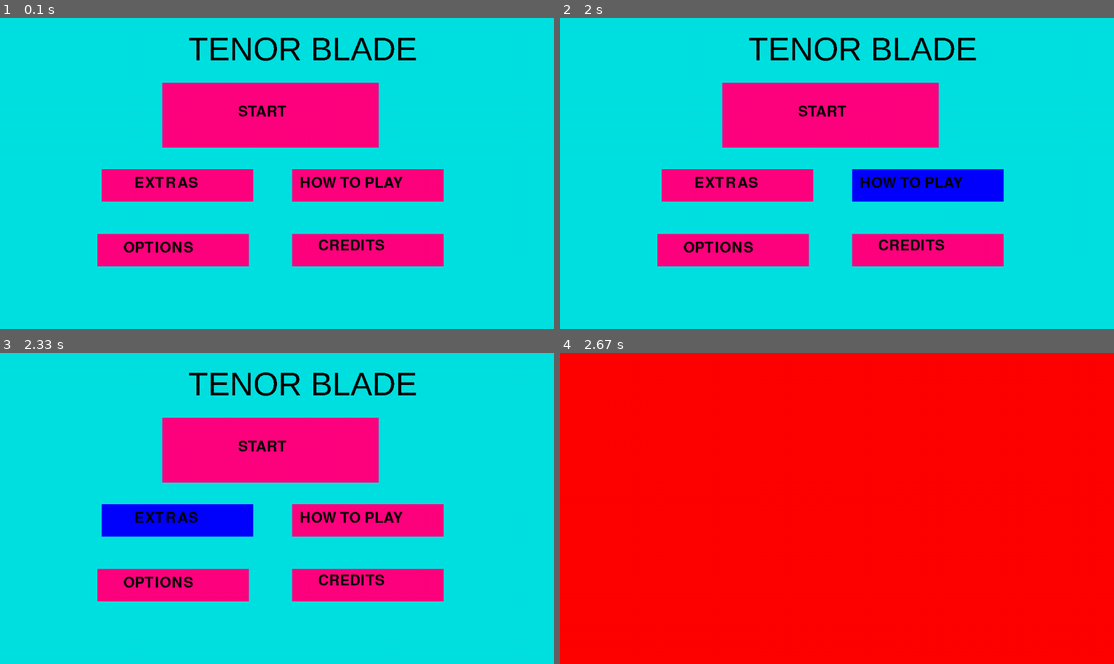
Above: before the commit, frames 1-4 (two rows, left to right).
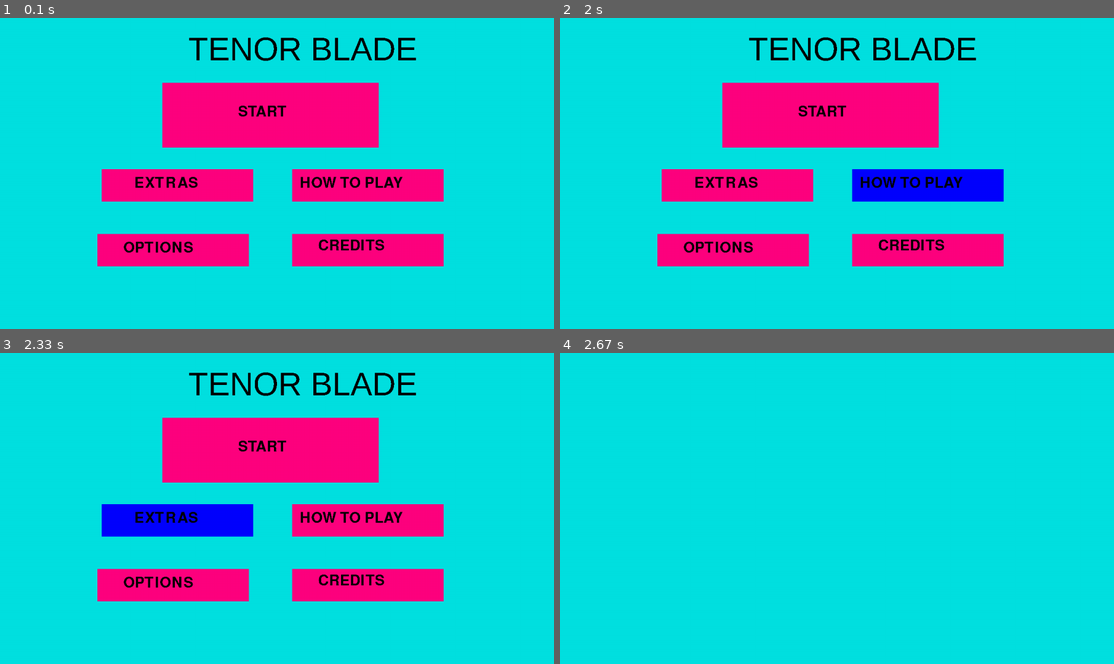
Above: after the commit, the same moments.

Repository: alessitomas/Insper-Pygame-Rythm
Game: pygame game, started from menu-pygame/menu.py
The game is run twice, just before and just after one commit, with the same random seed, the same clock (stepped at 60 frames per second) and the same inputs.
Inputs:
- Up to frame 1 (0.1 s): no input
- Up to frame 2 (2 s): hold Right 0.33-0.8 s; hold Up 0.83-1.13 s; hold Right 1.17-1.63 s; hold Left from 1.67 s (still down)
- Up to frame 3 (2.33 s): release Left at 2.2 s; hold Down from 2.23 s (still down)
- Up to frame 4 (2.67 s): release Down at 2.53 s; tap Enter at 2.57 s

Frames 1-3 are identical in both runs. In frame 4, 100% of the frame differs, in the area x 0-100%, y 0-100%.

Commit message:
manu updates

Diff:
--- a/menu-pygame/credits.py
+++ b/menu-pygame/credits.py
@@ -1,9 +1,9 @@
 import pygame
 # fonte Stackoverflow
-
+CIANO = (0, 225, 225)
 image1 = pygame.image.load('img/game.png')
 def desenha_credits(window: pygame.Surface, assets, state):
-    window.fill(((255, 0, 127)))
+    window.fill(CIANO)
 
     window.blit(image1, (225, 150))
 
--- a/menu-pygame/extra.py
+++ b/menu-pygame/extra.py
@@ -1,14 +1,47 @@
 import pygame
+from pygame import mixer
+mixer.init()
+AZUL = (0,0,255)
+CIANO = (0, 225, 225)
 # fonte Stackoverflow
+state_extra = {
+    "rect_pos_audio1":[800, 150] ,
+    "rect_dimen_audio1":[350, 75],
+    "play1_pos" : [740, 220],
+    "play1_dimen" : [50, 10],
+    "estado": "inicial",
+    "cor" : [AZUL] * 3
+}
+image_jooj = pygame.image.load('img/jooj.gif')
+image_play1 = pygame.image.load('img/play-black.png')
+image_play2 = pygame.image.load('img/play-black.png')
+image_sound = pygame.image.load('img/wave-soundcopy.tiff')
+#mixer.music.load("song.mp3")
+def desenha_extra(window: pygame.Surface, assets, state):
+    window.fill(CIANO)
+
+    # pygame.draw.rect(window,(255,255,255), pygame.Rect(state_extra['rect_pos_audio1'], state_extra['rect_dimen_audio1']))
+
+    # audio 1
+    window.blit(image_sound, (850, 160))
+
+    window.blit(image_play1, (740, 160))
+    pygame.draw.rect(window,(state_extra["cor"][0]), pygame.Rect(state_extra['play1_pos'], state_extra['play1_dimen']))
+
+    window.blit(image_jooj, (225, 150))
+    pygame.display.update()
+
+    window.blit(image_play2, (900, 160))
 
 
-def desenha_extra(window: pygame.Surface, assets, state):
-    window.fill((0,0,0))
+
+
+
+
 
 
 
     pygame.display.update()
-
 
 
 def atualiza_estado_extra(state):
@@ -19,6 +52,12 @@
         if ev.type == pygame.KEYUP:
             if ev.key == pygame.K_ESCAPE:
                 state["tela"] = "inicial"
+            if ev.key == pygame.K_DOWN:
+                if state_extra["estado"] == "inicial":
+                    state_extra["cor"][0] = (0,0,0)
+
+
+
 
 
 
--- a/menu-pygame/how.py
+++ b/menu-pygame/how.py
@@ -1,11 +1,11 @@
 import pygame
 # fonte Stackoverflow
+CIANO = (0, 225, 225)
+image1 = pygame.image.load('img/game.kill.png')
+def desenha_how(window: pygame.Surface, assets, state):
+    window.fill(CIANO)
 
-
-def desenha_how(window: pygame.Surface, assets, state):
-    window.fill(((255, 165, 0)))
-
-
+    window.blit(image1, (225, 150))
 
     pygame.display.update()
 
--- a/menu-pygame/menu.py
+++ b/menu-pygame/menu.py
@@ -6,6 +6,7 @@
 from options import gameloop_options
 AZUL = (0,0,255)
 ROSA = (255, 0, 127)
+CIANO = (0, 225, 225)
 # fonte Stackoverflow
 pygame.font.init()
 papyrus_font = pygame.font.SysFont('papyrus', 50)
--- a/menu-pygame/options.py
+++ b/menu-pygame/options.py
@@ -1,9 +1,9 @@
 import pygame
 # fonte Stackoverflow
-
+CIANO = (0, 225, 225)
 
 def desenha_options(window: pygame.Surface, assets, state):
-    window.fill(((255, 0, 0)))
+    window.fill(CIANO)
 
 
 
Binary file added: menu-pygame/img/Play-audio.jpeg
Binary file added: menu-pygame/img/game.kill.png
Binary file added: menu-pygame/img/jooj.gif
Binary file added: menu-pygame/img/play-black.png
Binary file added: menu-pygame/img/wave-sound.webp
Binary file added: menu-pygame/img/wave-soundcopy.tiff
